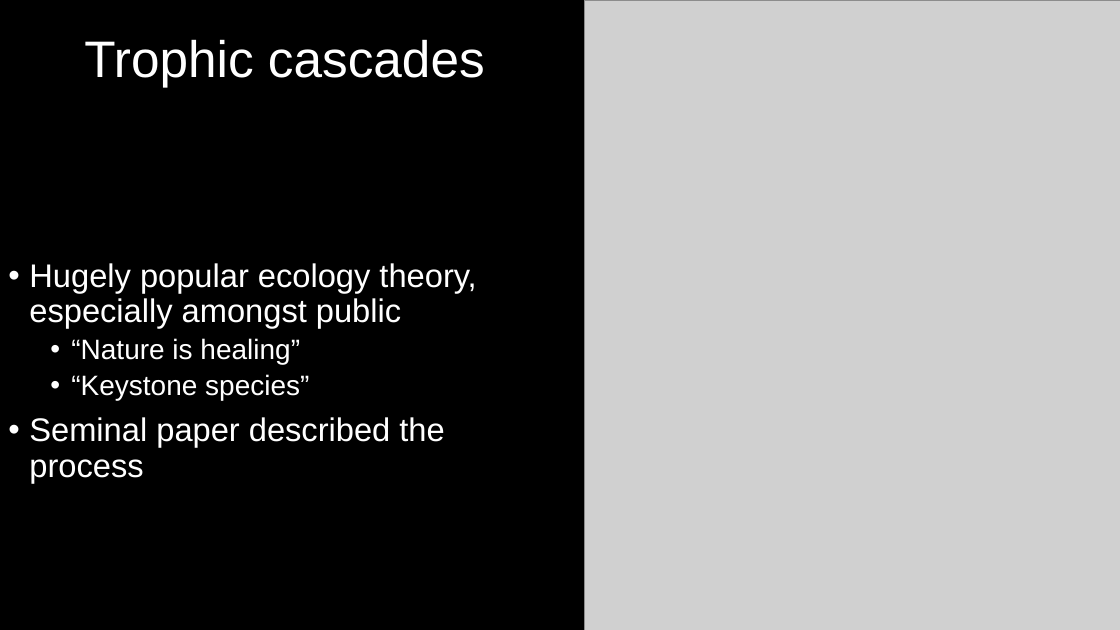
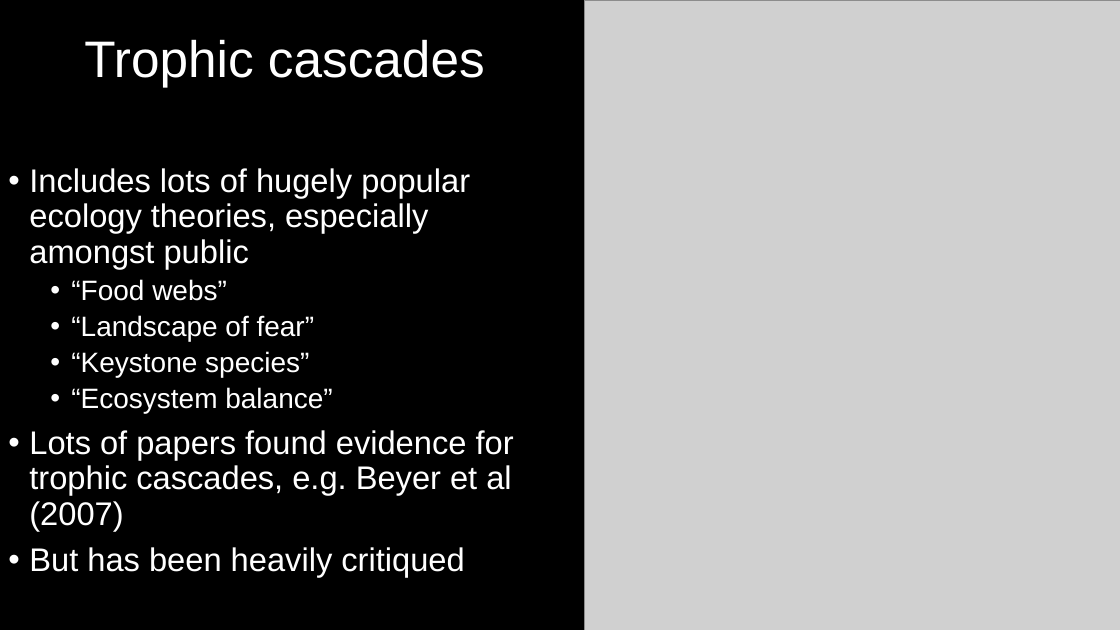
Before and after one commit to DeonRoos/stats-for-biologists, a slide deck: slide 7 of Lecture 9 - Multivariate LM/Slides/Lecutre 7.1 Multiple LM theory.pptx. Drawn at 1120x630 pixels with LibreOffice and Linux fonts; fonts in the diff are those of the drawing; grey boxes stand for pictures. Boxes give left, top, right and bottom in pixels: in the first picture for what was removed or moved away, otherwise in the second. Text is boxed around its words. In the diff, an @@ line names an element or a change of style, - is before the commit and + after.

```diff
--- a/Lecture 9 - Multivariate LM/Slides/Lecutre 7.1 Multiple LM theory.pptx
+++ b/Lecture 9 - Multivariate LM/Slides/Lecutre 7.1 Multiple LM theory.pptx
@@ text at <box>29,168,470,341</box>: text changed @@
-• Hugely popular ecology theory, especially amongst public
-  • “Nature is healing”
+• Includes lots of hugely popular ecology theories, especially amongst public
+  • “Food webs”
+  • “Landscape of fear”
@@ text at <box>29,387,514,577</box>: text changed @@
-• Seminal paper described the process
+  • “Ecosystem balance”
+• Lots of papers found evidence for trophic cascades, e.g. Beyer et al (2007)
+• But has been heavily critiqued
```
Also in this commit, not shown: 6 other slides changed, 11 slides added, 2 slides removed, 9 other files.
